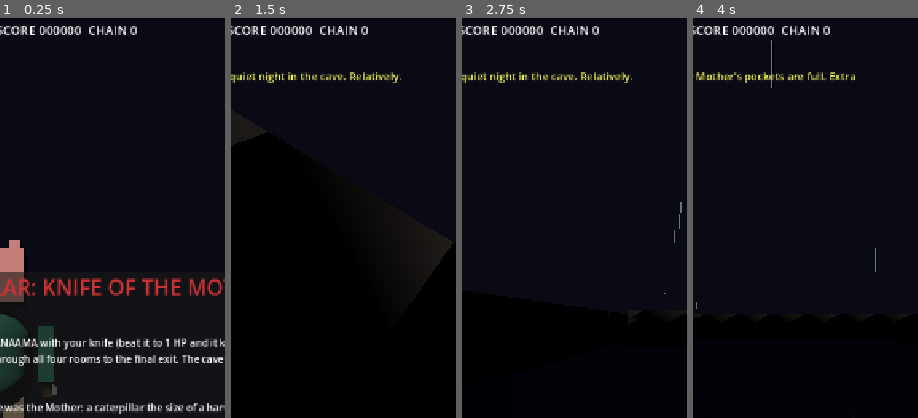
Above: before the commit, frames 1-4 (left to right).
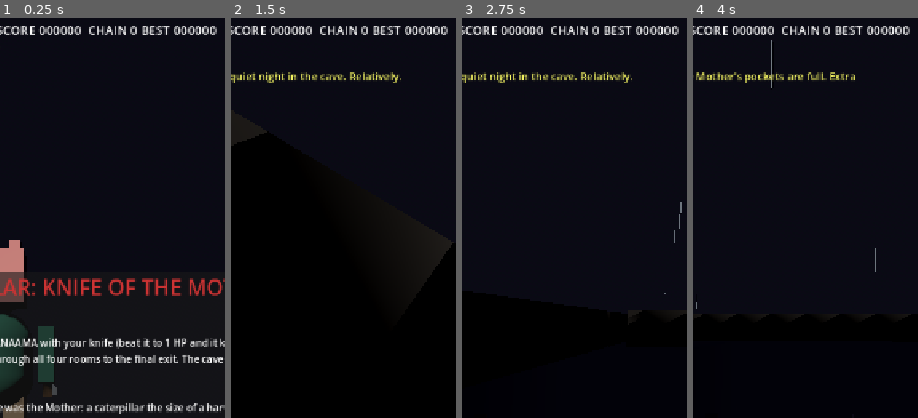
Above: after the commit, the same moments.

Repository: taistelupelto-rgb/tuomon-oma-videopeli
Game: Godot game, scene res://main.tscn
Two runs of this game, one before a commit and one after it. Both use one fixed random seed, a clock stepped at 60 frames per second and the inputs below.
Inputs (mouse positions are % of the whole screen's width and height, from its top left):
- Up to frame 1 (0.25 s): no input
- Up to frame 2 (1.5 s): click "TAP TO START / CONTINUE" at 0.5 s; tap Enter at 1.25, 1.35 s; move the mouse to (72, 45) at 1.27 s; hold Right from 1.28 s (still down); click (72, 45) at 1.42 s
- Up to frame 3 (2.75 s): tap Space at 1.52 s; release Right at 2 s; drag from (30, 55) to (45, 70) at 2.02 s
- Up to frame 4 (4 s): move the mouse to (60, 28) at 2.77 s; hold Right 2.78-3.5 s; tap R at 2.85 s; drag from (45, 70) to (20, 35) at 3.52 s
The pictures show only the part of the screen within x 30-80%, y 0-50%; the shares and areas given below are measured in that part.

The runs differ from the first frame. In frame 1, 0.5% of the frame differs, in the area x 63-97%, y 2-5%; in frame 2, 0.5%; in frame 3, 0.5%; in frame 4, 0.5%.

Commit message:
feat: best score persists across runs
user://best.cfg, survives on web via IndexedDB. BEST in HUD.

Diff:
--- a/main.gd
+++ b/main.gd
@@ -95,6 +95,7 @@
 var hp := 3
 var max_hp := 5
 var score := 0
+var best_score := 0
 var kills := 0
 var combo := 0
 var combo_t := 0.0
@@ -164,6 +165,16 @@
 var touch_layer: CanvasLayer
 var has_touch := false
 
+func _hs_load() -> void:
+	if not FileAccess.file_exists("user://best.cfg"): return
+	var f := FileAccess.open("user://best.cfg", FileAccess.READ)
+	if f == null: return
+	var line := f.get_line()
+	if line != "": best_score = maxi(0, int(line))
+func _hs_save() -> void:
+	var f := FileAccess.open("user://best.cfg", FileAccess.WRITE)
+	if f == null: return
+	f.store_line(str(best_score))
 func _ready() -> void:
 	autoplay = false
 	for a in OS.get_cmdline_user_args():
@@ -174,6 +185,7 @@
 	_build_hud()
 	_build_audio()
 	_build_voice_bank()
+	_hs_load()
 	show_title()
 
 func _build_voice_bank() -> void:
@@ -973,6 +985,7 @@
 		say("die")
 		state = "dead"
 		play_sfx(SFX_DEATH)
+		if score > best_score: best_score = score; _hs_save()
 		_refresh_overlays()
 		return
 	if src == "spike":
@@ -988,6 +1001,7 @@
 	say("win")
 	state = "win"
 	play_sfx(SFX_WIN)
+	if score > best_score: best_score = score; _hs_save()
 	_refresh_overlays()
 
 # ---------------- builders ----------------
@@ -1563,7 +1577,7 @@
 	var hearts := ""
 	for i in max_hp:
 		hearts += "H" if i < hp else "-"
-	hud_top.text = "LV %02d  HP %s %d/%d  SCORE %06d  CHAIN %d" % [ri + 1, hearts, hp, max_hp, score, _chained_count()]
+	hud_top.text = "LV %02d  HP %s %d/%d  SCORE %06d  CHAIN %d BEST %06d" % [ri + 1, hearts, hp, max_hp, score, _chained_count(), best_score]
 	hud_combo.text = ("COMBO x%d" % combo) if combo > 1 else ""
 	hud_inv.text = _inv_text()
 	if is_instance_valid(joy_knob):
